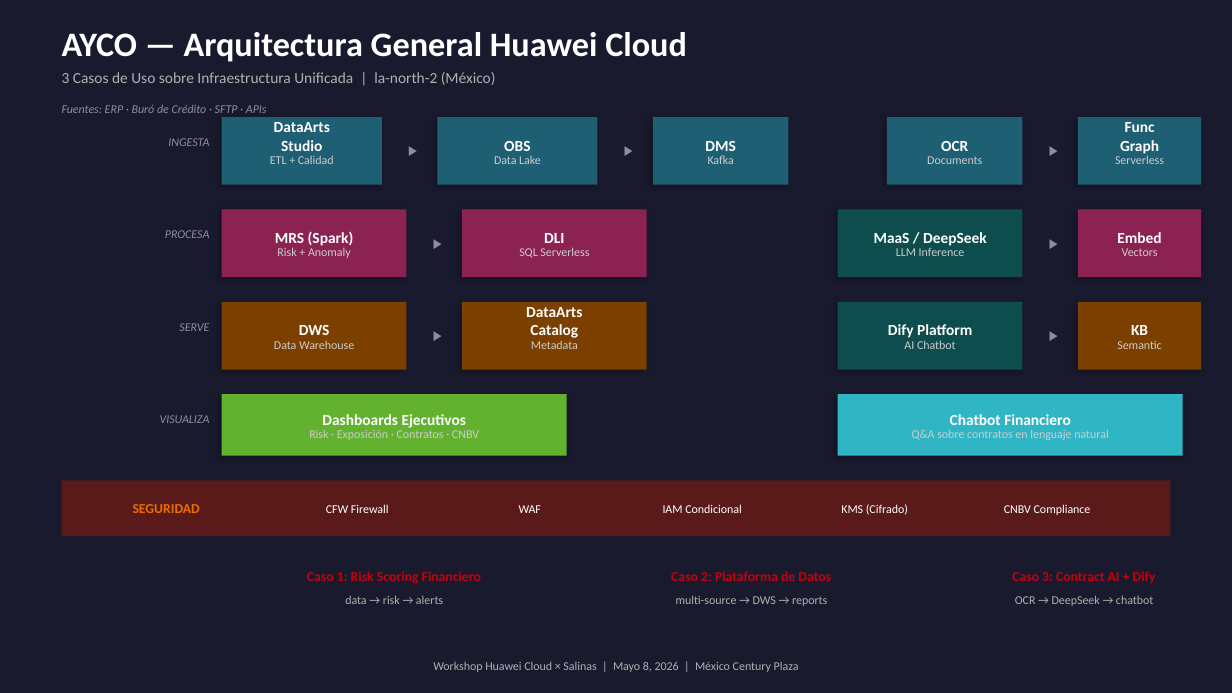
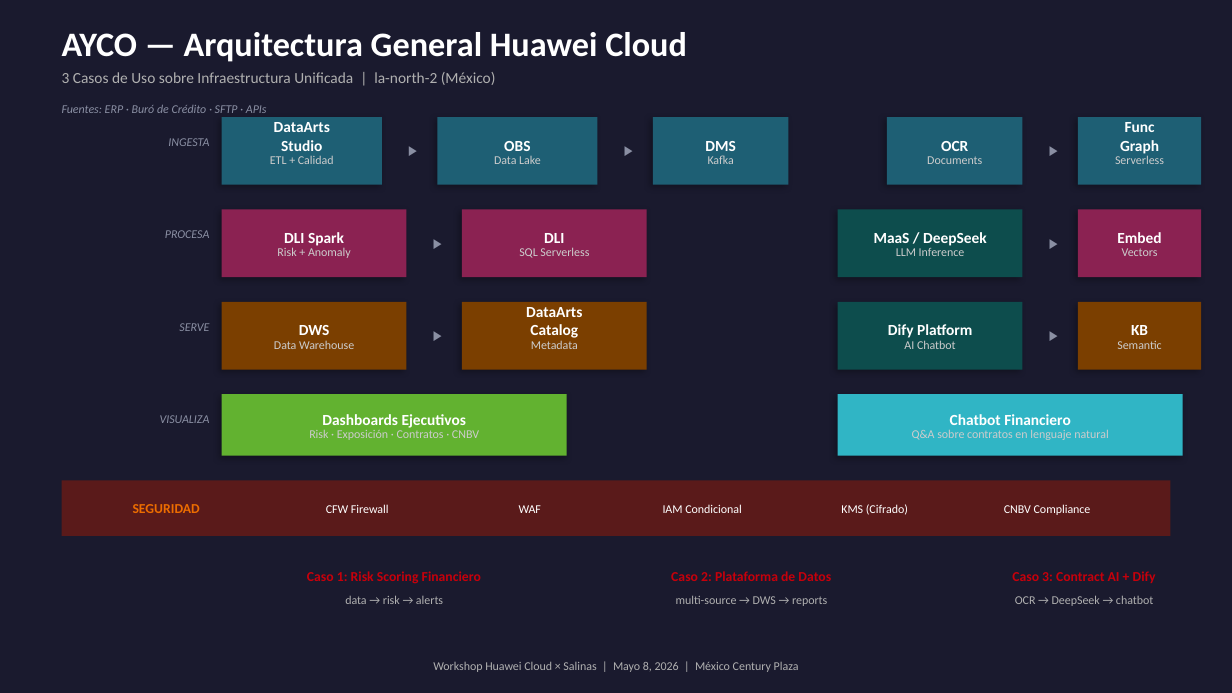
Before and after one commit to Borre/ayco-huawei-cloud, a slide deck: slide 1 of docs/slides-arquitectura.pptx. Drawn at 1232x693 pixels with LibreOffice and Linux fonts; fonts in the diff are those of the drawing. Boxes give left, top, right and bottom in pixels: in the first picture for what was removed or moved away, otherwise in the second. Text is boxed around its words. In the diff, an @@ line names an element or a change of style, - is before the commit and + after.

Commit message:
fix: slides MRS→DLI, upload/test scripts, health check rewrite
- slides: MRS Spark references replaced with DLI Spark (matches Terraform)
- upload-contracts-to-obs.sh: new script to trigger OCR pipeline
- test-dataarts-api.sh: new script to test DataService REST endpoints
- health-check.sh: comprehensive — Dify, DWS, Kafka, DataArts, LLM APIs, demo data
- outputs.tf: added web_public_ip, kafka_connect_address, dataarts outputs

```diff
--- a/docs/slides-arquitectura.pptx
+++ b/docs/slides-arquitectura.pptx
@@ text at (284, 232, 344, 248): text changed @@
-MRS (Spark)
+DLI Spark
```
Also in this commit, not shown: 1 other slide changed.
